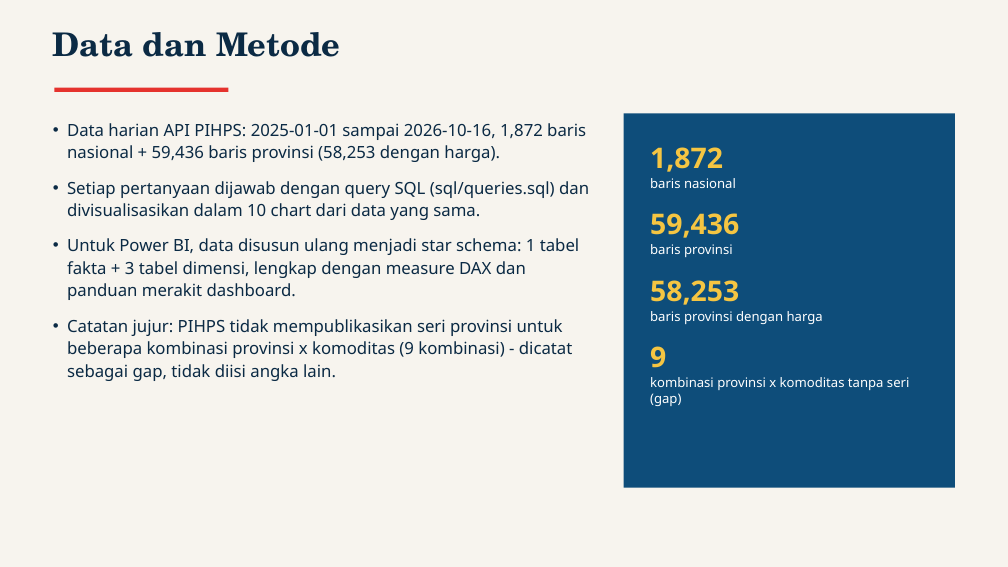
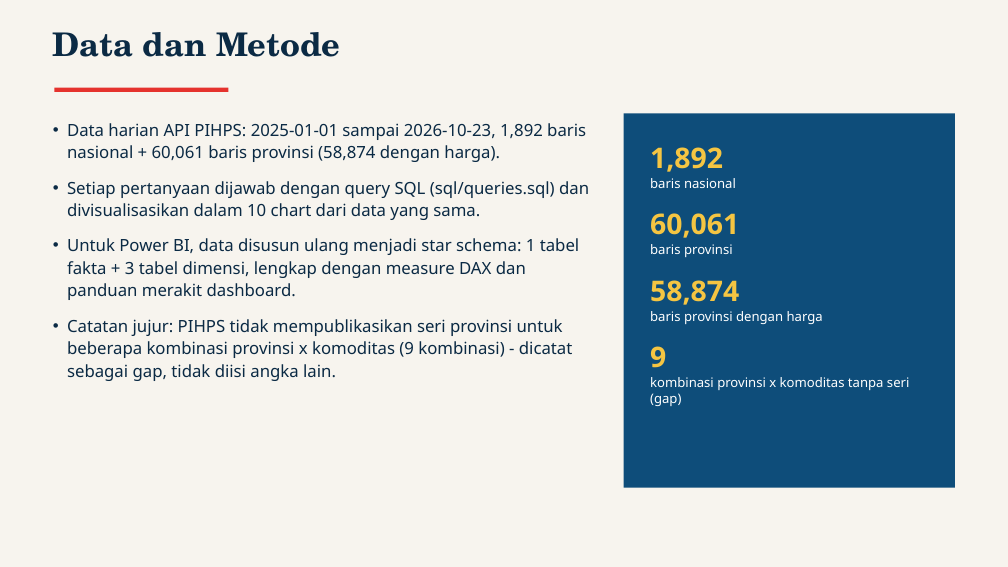
Before and after one commit to baghizash/harga-cabai-indonesia-2026, a slide deck: slide 3 of Portofolio-Analisis-Harga-Cabai.pptx. Drawn at 1008x567 pixels with LibreOffice and Linux fonts; fonts in the diff are those of the drawing. Boxes give left, top, right and bottom in pixels: in the first picture for what was removed or moved away, otherwise in the second. Text is boxed around its words. In the diff, an @@ line names an element or a change of style, - is before the commit and + after.

```diff
--- a/Portofolio-Analisis-Harga-Cabai.pptx
+++ b/Portofolio-Analisis-Harga-Cabai.pptx
@@ text at (x1=67, y1=123, x2=586, y2=162): text changed @@
-• Data harian API PIHPS: 2025-01-01 sampai 2026-10-16, 1,872 baris nasional + 59,436 baris provinsi (58,253 dengan harga).
+• Data harian API PIHPS: 2025-01-01 sampai 2026-10-23, 1,892 baris nasional + 60,061 baris provinsi (58,874 dengan harga).
@@ text at (x1=650, y1=147, x2=723, y2=172): text changed @@
-1,872
+1,892
@@ text at (x1=650, y1=213, x2=739, y2=238): text changed @@
-59,436
+60,061
@@ text at (x1=650, y1=280, x2=739, y2=305): text changed @@
-58,253
+58,874
```
Also in this commit, not shown: 6 other slides changed.
